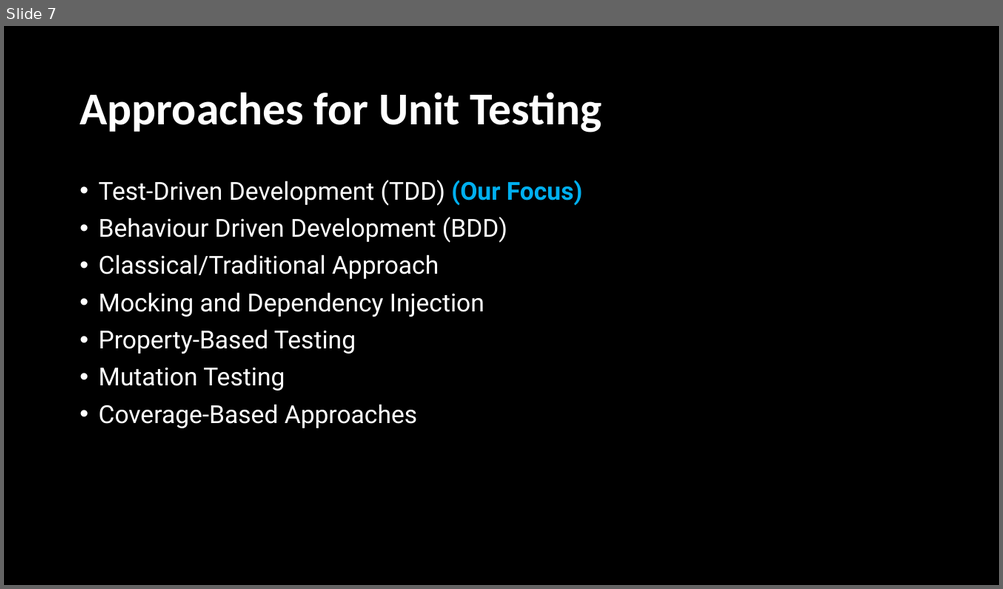
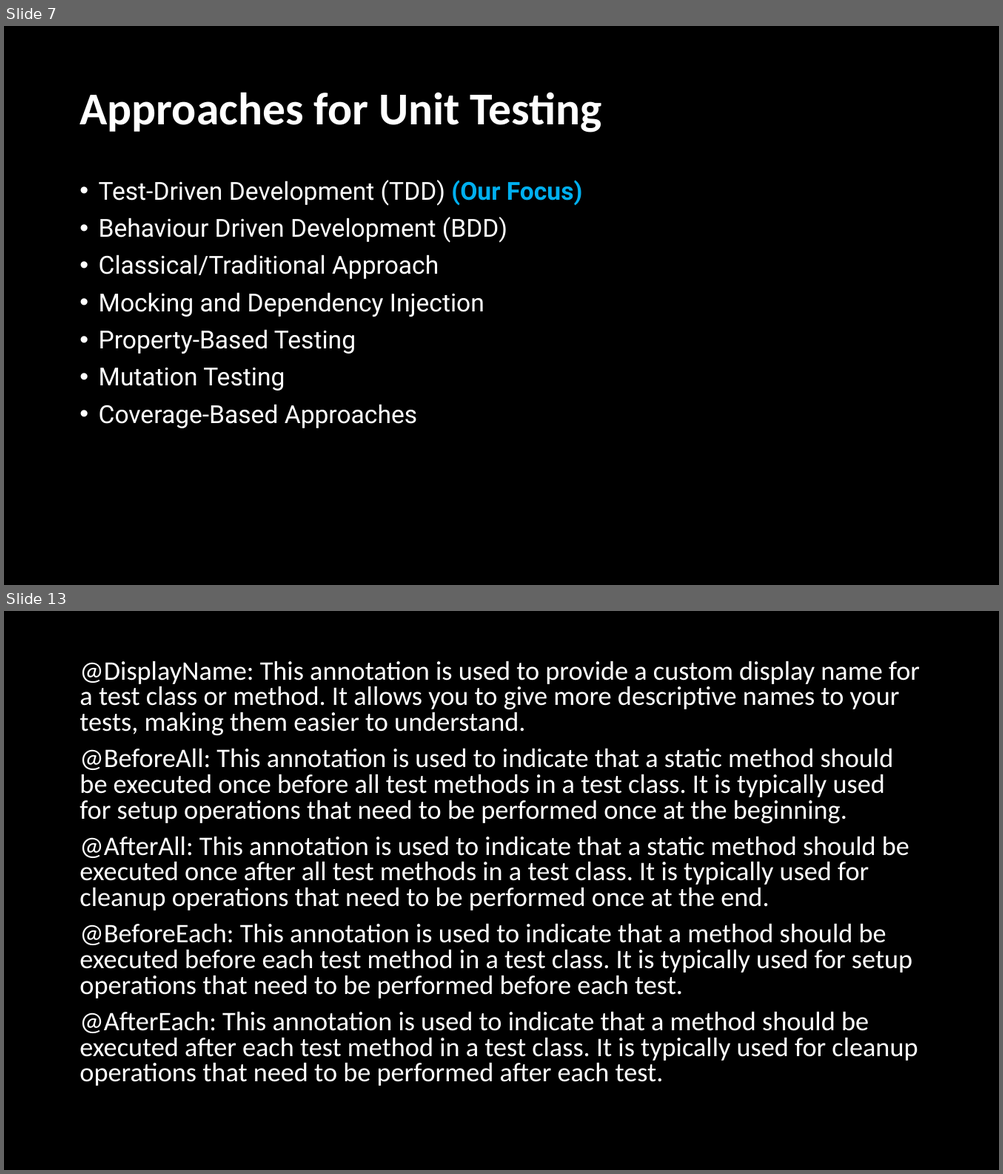
Before and after one commit to cdrHimavanth/Presentations, a slide deck: TDD WITH Junit 5 (23-6-2023)/TDD with Junit 5.pptx. Shown one above the other, each under a label of ours: slide 7 before the commit, slides 7 and 13 after it; the slides between them are not shown. The pictures are 1003x589 and 1003x1174 pixels, drawn with LibreOffice and Linux fonts; fonts in the diff are those of the drawing. Boxes give left, top, right and bottom in pixels: in the first picture for what was removed or moved away, otherwise in the second. Text is boxed around its words. In the diff, an @@ line names an element or a change of style, - is before the commit and + after.

```diff
--- a/TDD WITH Junit 5 (23-6-2023)/TDD with Junit 5.pptx
+++ b/TDD WITH Junit 5 (23-6-2023)/TDD with Junit 5.pptx
@@ slide 13 added at (x1=4, y1=611, x2=999, y2=1170), background #000000 @@
@@ text added at (x1=79, y1=661, x2=919, y2=1086), 25.9 pt, text #FFFFFF @@
+@DisplayName: This annotation is used to provide a custom display name for a test class or method. It allows you to give more descriptive names to your tests, making them easier to understand.
+@BeforeAll: This annotation is used to indicate that a static method should be executed once before all test methods in a test class. It is typically used for setup operations that need to be performed once at the beginning.
+@AfterAll: This annotation is used to indicate that a static method should be executed once after all test methods in a test class. It is typically used for cleanup operations that need to be performed once at the end.
+@BeforeEach: This annotation is used to indicate that a method should be executed before each test method in a test class. It is typically used for setup operations that need to be performed before each test.
+@AfterEach: This annotation is used to indicate that a method should be executed after each test method in a test class. It is typically used for cleanup operations that need to be performed after each test.
```
Also in this commit, not shown: 4 slides changed, 5 other slides added, 15 other files.
